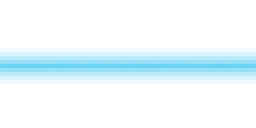
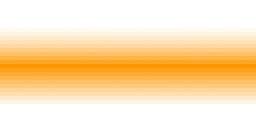
Layered file, before and after one edit (256 x 128). Changes by layer:
hid "tealBig" over (x1=0, y1=28, x2=256, y2=104)
added layer "Copie de Copie de Copie de Arrière-plan #1" above "Copie de Copie de Arrière-plan" over (x1=0, y1=28, x2=256, y2=104)
